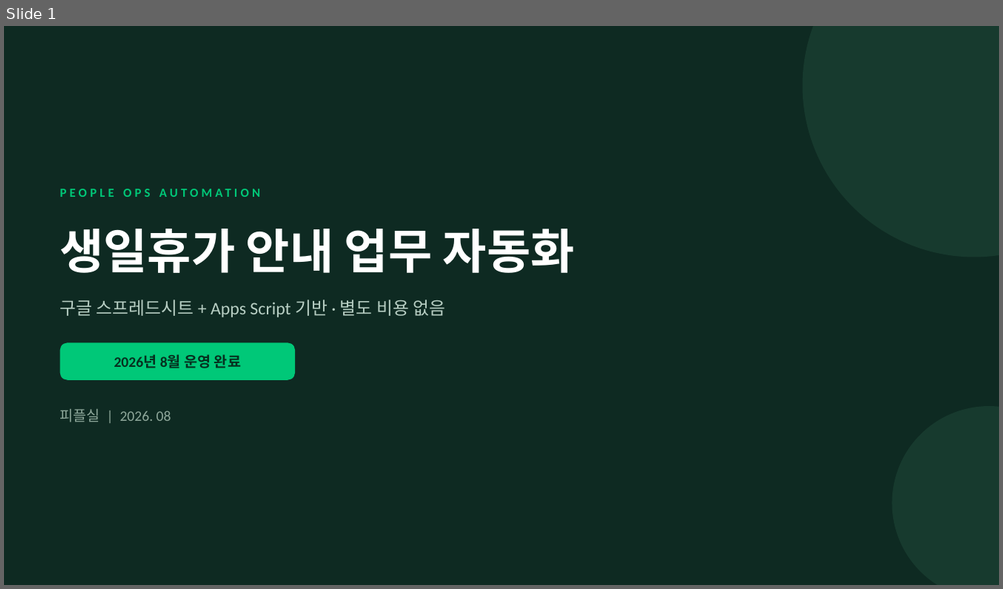
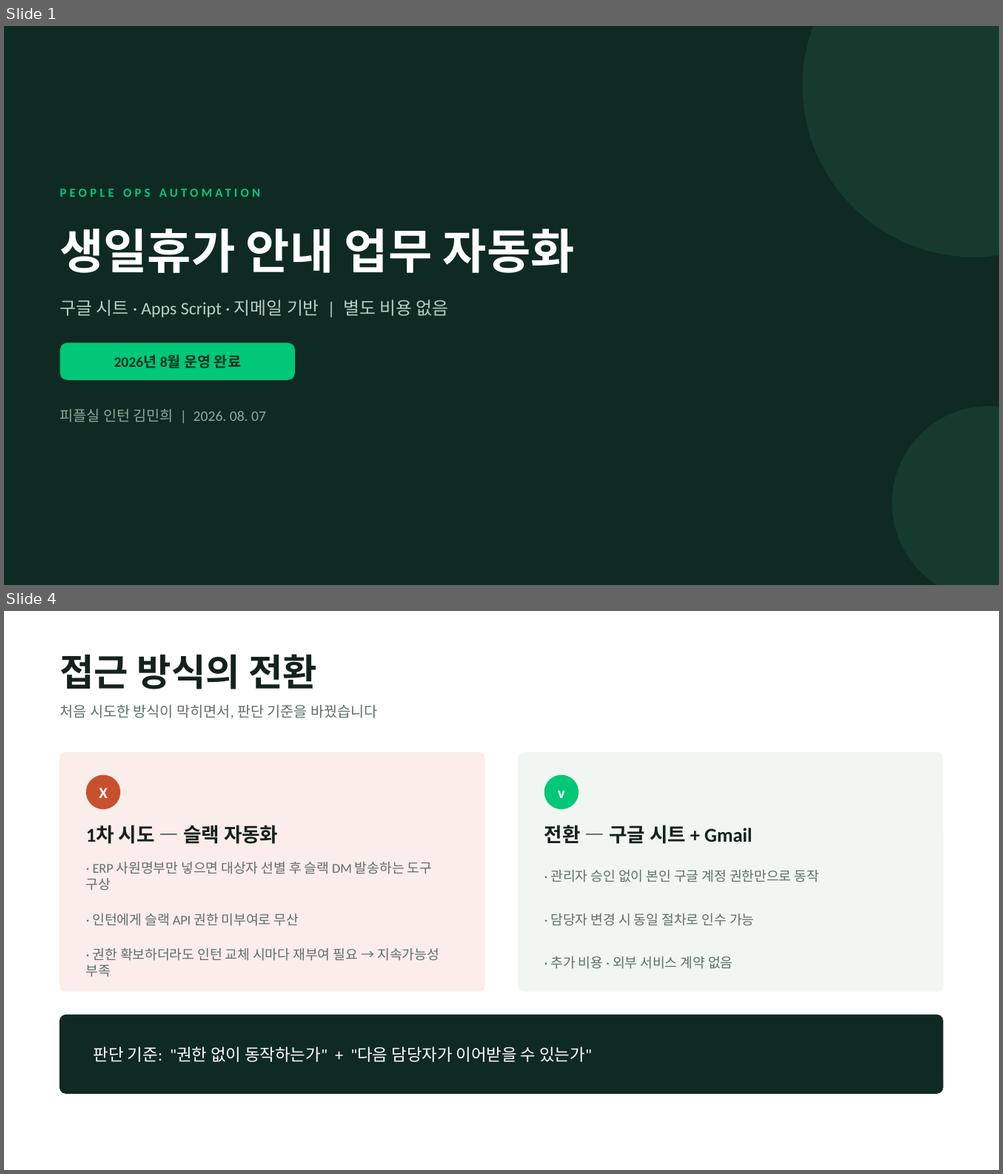
Before and after one commit to lightup971/-, a slide deck: bureung-automation/생일휴가_자동화_PT.pptx. Shown one above the other, each under a label of ours: slide 1 before the commit, slides 1 and 4 after it; the slides between them are not shown. The pictures are 1003x589 and 1003x1174 pixels, drawn with LibreOffice and Linux fonts; fonts in the diff are those of the drawing. Boxes give left, top, right and bottom in pixels: in the first picture for what was removed or moved away, otherwise in the second. Text is boxed around its words. In the diff, an @@ line names an element or a change of style, - is before the commit and + after.

```diff
--- a/bureung-automation/생일휴가_자동화_PT.pptx
+++ b/bureung-automation/생일휴가_자동화_PT.pptx
@@ slide 4 added at (4,611,999,1170), background #FFFFFF @@
@@ text added at (60,654,317,689), 36 pt, text #15211D, bold @@
+접근 방식의 전환
@@ text added at (60,705,377,718), 14 pt, text #5F7069 @@
+처음 시도한 방식이 막히면서, 판단 기준을 바꿨습니다
@@ rounded rectangle added at (60,753,484,991), fill #FBEDE9, outline #FBEDE9 1 pt @@
@@ rounded rectangle added at (518,753,942,991), fill #F1F6F3, outline #F1F6F3 1 pt @@
@@ ellipse added at (86,775,120,809), fill #C7502F @@
@@ text added at (99,788,108,798), 15 pt, text #FFFFFF, bold @@
+X
@@ ellipse added at (544,775,578,809), fill #00C878 @@
@@ text added at (558,790,565,798), 15 pt, text #FFFFFF, bold @@
+v
@@ text added at (86,825,278,844), 19 pt, text #15211D, bold @@
+1차 시도 — 슬랙 자동화
@@ text added at (544,825,752,844), 19 pt, text #15211D, bold @@
+전환 — 구글 시트 + Gmail
@@ text added at (86,862,432,891), 13 pt, text #5F7069 @@
+· ERP 사원명부만 넣으면 대상자 선별 후 슬랙 DM 발송하는 도구 구상
@@ text added at (550,870,819,883), 13 pt, text #5F7069 @@
+· 관리자 승인 없이 본인 구글 계정 권한만으로 동작
@@ text added at (93,914,299,926), 13 pt, text #5F7069 @@
+· 인턴에게 슬랙 API 권한 미부여로 무산
@@ text added at (550,914,754,926), 13 pt, text #5F7069 @@
+· 담당자 변경 시 동일 절차로 인수 가능
@@ text added at (86,948,439,977), 13 pt, text #5F7069 @@
+· 권한 확보하더라도 인턴 교체 시마다 재부여 필요 → 지속가능성 부족
@@ text added at (550,957,732,969), 13 pt, text #5F7069 @@
+· 추가 비용 · 외부 서비스 계약 없음
@@ rounded rectangle added at (60,1015,942,1093), fill #0E2A22, outline #0E2A22 1 pt @@
@@ text added at (94,1047,592,1062), 16 pt, text #FFFFFF @@
+판단 기준: "권한 없이 동작하는가" + "다음 담당자가 이어받을 수 있는가"
@@ slide 1 changed as well @@
@@ text at (60,300,449,318): text changed @@
-구글 스프레드시트 + Apps Script 기반 · 별도 비용 없음
+구글 시트 · Apps Script · 지메일 기반 | 별도 비용 없음
@@ text at (60,409,266,423): text changed @@
-피플실 | 2026. 08
+피플실 인턴 김민희 | 2026. 08. 07
```
Also in this commit, not shown: 7 other slides changed, 2 other slides added, 2 slides removed, 1 other file.
